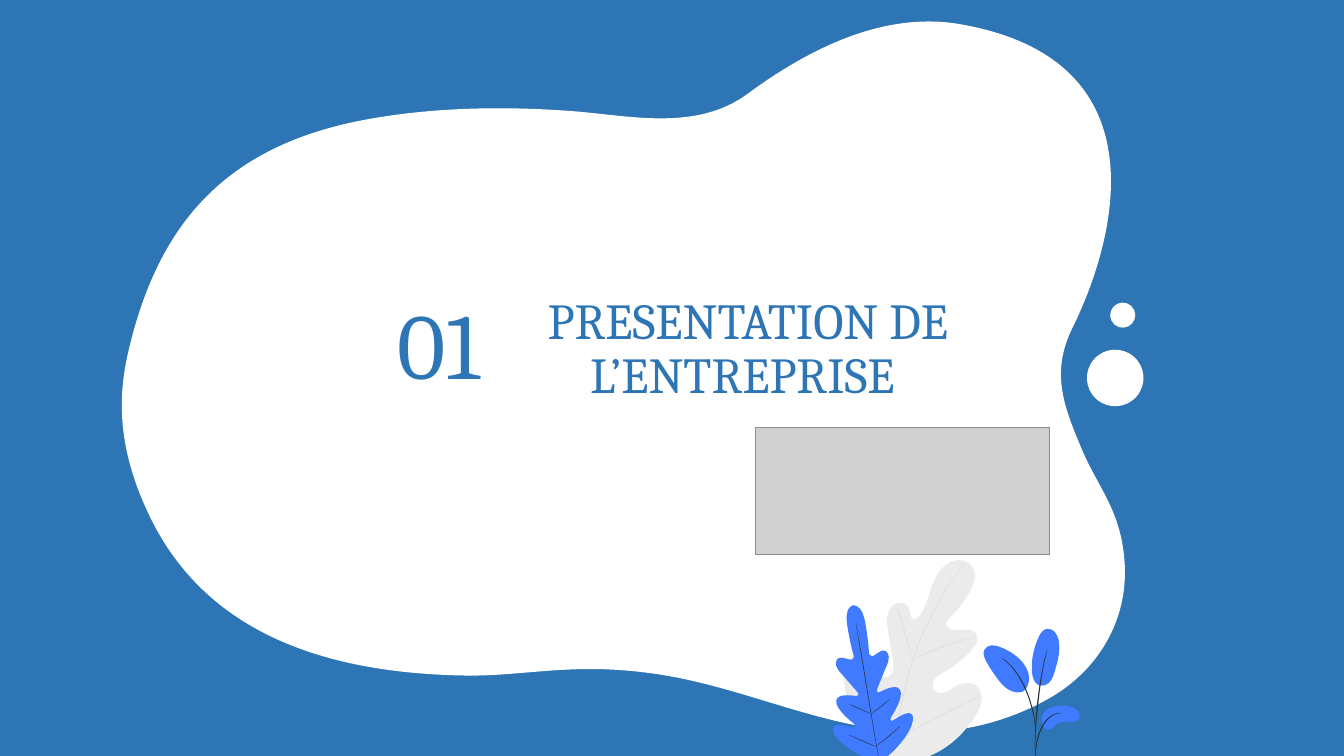
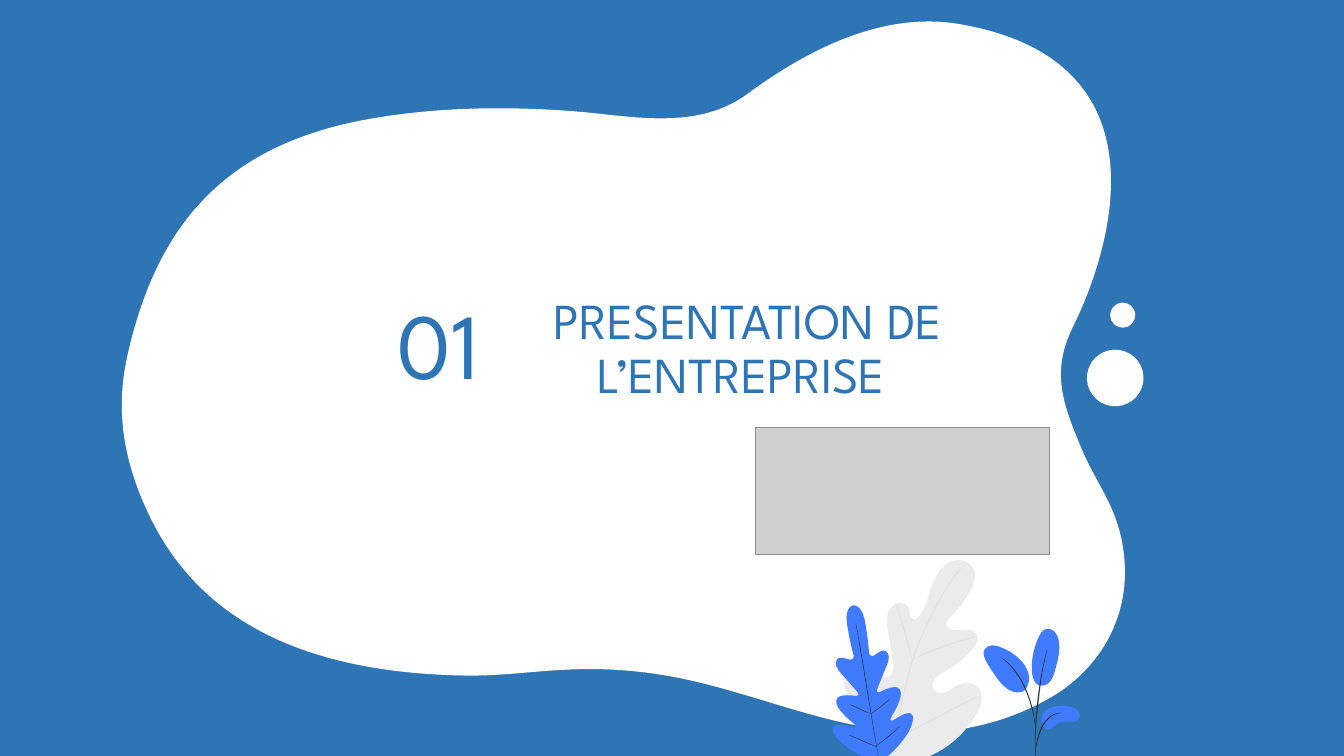
Before and after one commit to Claude127/stageX2, a slide deck: slide 4 of Presentation1.pptx. Drawn at 1344x756 pixels with LibreOffice and Linux fonts; fonts in the diff are those of the drawing; grey boxes stand for pictures. Boxes give left, top, right and bottom in pixels: in the first picture for what was removed or moved away, otherwise in the second. Text is boxed around its words. In the diff, an @@ line names an element or a change of style, - is before the commit and + after.

```diff
--- a/Presentation1.pptx
+++ b/Presentation1.pptx
@@ title "01" at <box>398,316,480,380</box>: font Cambria to League Spartan @@
@@ title "PRESENTATION DE L’ENTREPRISE" at <box>554,305,942,394</box>: font Cambria to League Spartan @@
```
Also in this commit, not shown: 25 other slides changed.
